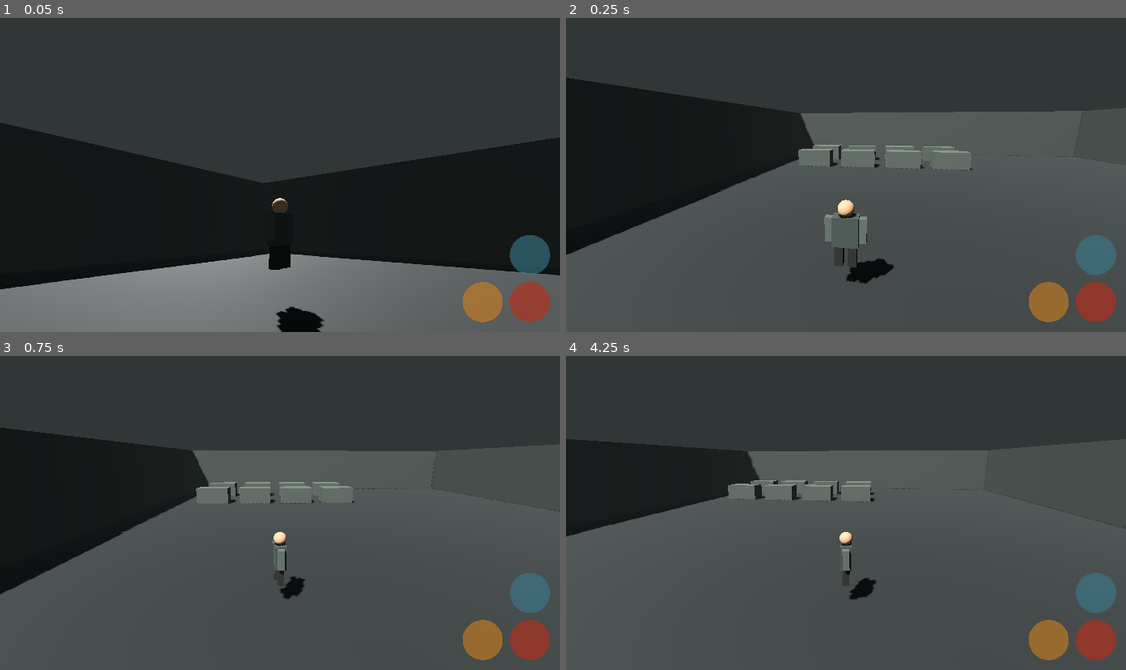
Above: before the commit, frames 1-4 (two rows, left to right).
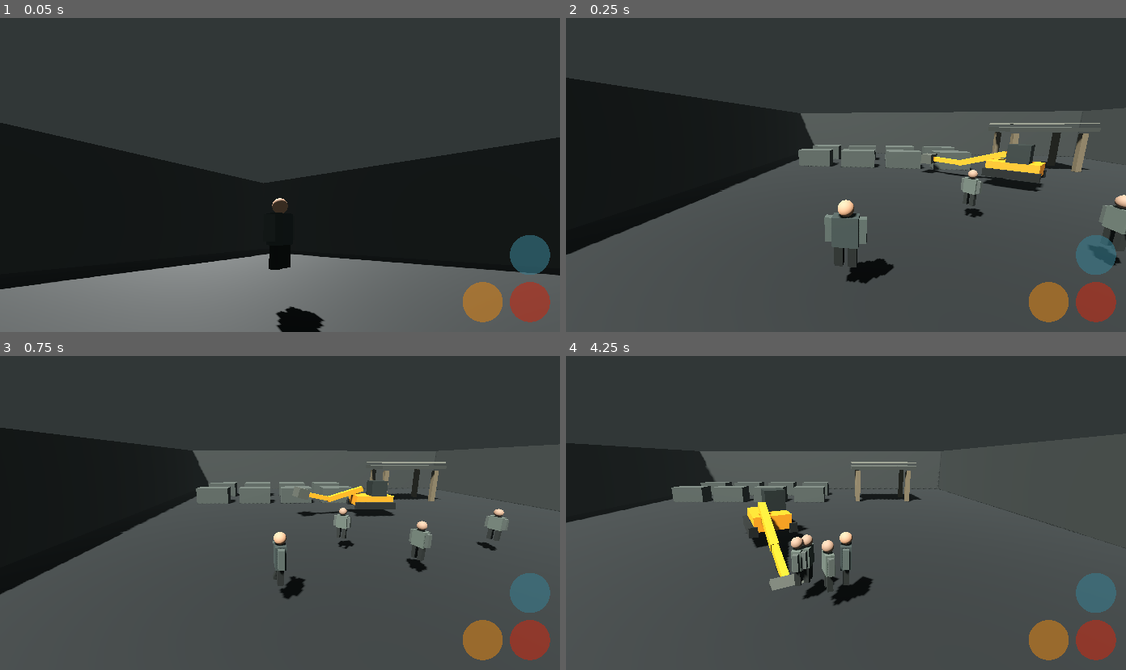
Above: after the commit, the same moments.

Repository: IssisX/IssisX
Game: Godot game, scene res://Main.tscn
Same seed, same stepped clock (60 frames per second), same inputs: the game is played once before the commit and once after it.
Inputs (mouse positions are in pixels of both pictures, inside the frame that each line leads up to):
- Up to frame 1 (0.05 s): no input
- Up to frame 2 (0.25 s): no input
- Up to frame 3 (0.75 s): move the mouse to (403, 497) at 0.52 s; hold D from 0.53 s (still down); hold E from 0.53 s (still down); click (403, 497) at 0.67 s
- Up to frame 4 (4.25 s): release D at 1.25 s; release E at 1.25 s; drag from (734, 528) to (818, 575) at 1.27 s; move the mouse to (902, 443) at 2.02 s; hold D 2.03-2.75 s; hold K 2.03-2.75 s; drag from (818, 575) to (678, 465) at 2.77 s; move the mouse to (1014, 560) at 3.52 s; hold A from 3.53 s (still down); hold J from 3.53 s (still down)

Frame 1 is identical in both runs. In frame 2, 2.9% of the frame differs, in the area x 63-100%, y 33-79%; in frame 3, 2.1%; in frame 4, 6.4%, in the area x 0-100%, y 26-80%.
Error before the commit: Parse Error: Cannot infer the type of "axis" variable because the value doesn't have a set type. (res://scripts/excavator.gd:176)

Commit message:
Add explicit runtime types for excavator control math

Diff:
--- a/kinetic-foundry/scripts/excavator.gd
+++ b/kinetic-foundry/scripts/excavator.gd
@@ -173,14 +173,14 @@
 func _player_control(delta: float) -> void:
     if hud == null or camera_rig == null:
         return
-    var axis := hud.move_axis
-    var throttle := -axis.y
-    var steering := axis.x
-    var forward := -global_basis.z
+    var axis: Vector2 = hud.move_axis
+    var throttle: float = -axis.y
+    var steering: float = axis.x
+    var forward: Vector3 = -global_basis.z
     velocity.x = forward.x * throttle * drive_speed
     velocity.z = forward.z * throttle * drive_speed
     rotation.y -= steering * turn_speed * delta
-    var look := hud.consume_look()
+    var look: Vector2 = hud.consume_look()
     arm_yaw -= look.x * 0.0032
     boom_angle += look.y * 0.0026
     arm_yaw = clamp(arm_yaw, -1.25, 1.25)
@@ -204,13 +204,13 @@
     var target := get_tree().get_first_node_in_group("player")
     if target == null:
         return
-    var to_target := target.global_position - global_position
+    var to_target: Vector3 = target.global_position - global_position
     to_target.y = 0.0
     if to_target.length() > 0.1:
-        var desired := atan2(-to_target.x, -to_target.z)
+        var desired: float = atan2(-to_target.x, -to_target.z)
         rotation.y = lerp_angle(rotation.y, desired, 0.018)
-    var forward := -global_basis.z
-    var throttle := 1.0 if to_target.length() > 7.0 else 0.0
+    var forward: Vector3 = -global_basis.z
+    var throttle: float = 1.0 if to_target.length() > 7.0 else 0.0
     velocity.x = forward.x * throttle * drive_speed * 0.48
     velocity.z = forward.z * throttle * drive_speed * 0.48
     arm_yaw = sin(ai_time * 0.74) * 0.46
@@ -233,11 +233,11 @@
         if body == self:
             continue
         if body.has_method("machine_hit"):
-            var dir := -_tool.global_basis.z
+            var dir: Vector3 = -_tool.global_basis.z
             body.machine_hit(force, dir)
             _impact_cooldown = 0.16
         elif body.has_method("take_hit"):
-            var push := -_tool.global_basis.z * 15.0
+            var push: Vector3 = -_tool.global_basis.z * 15.0
             push += Vector3.UP * 4.5
             body.take_hit(push, 55.0)
             _impact_cooldown = 0.16
